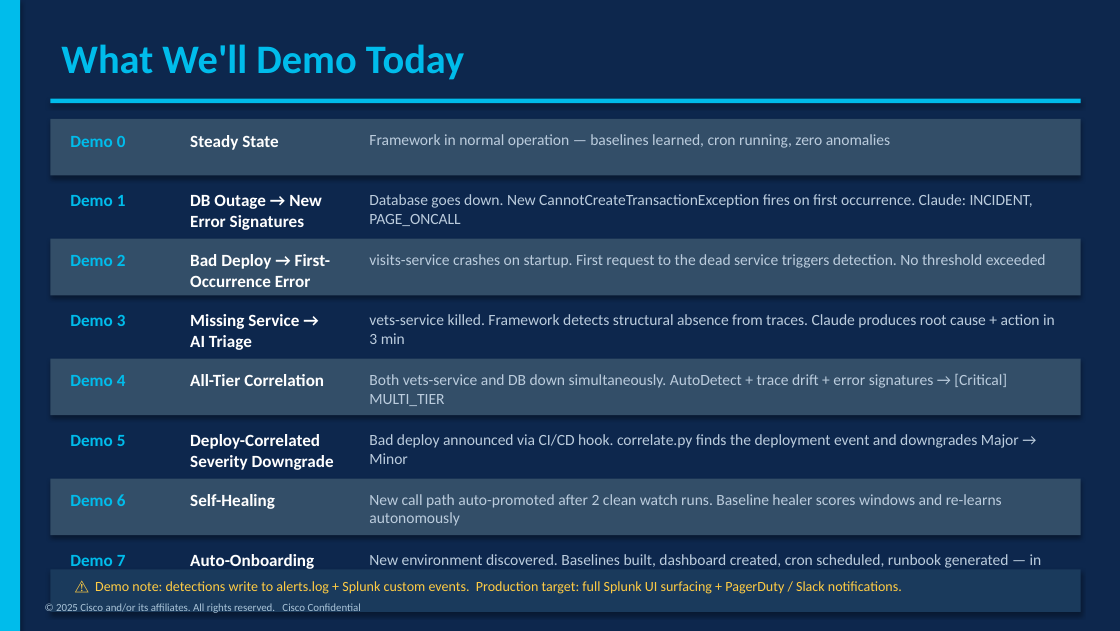
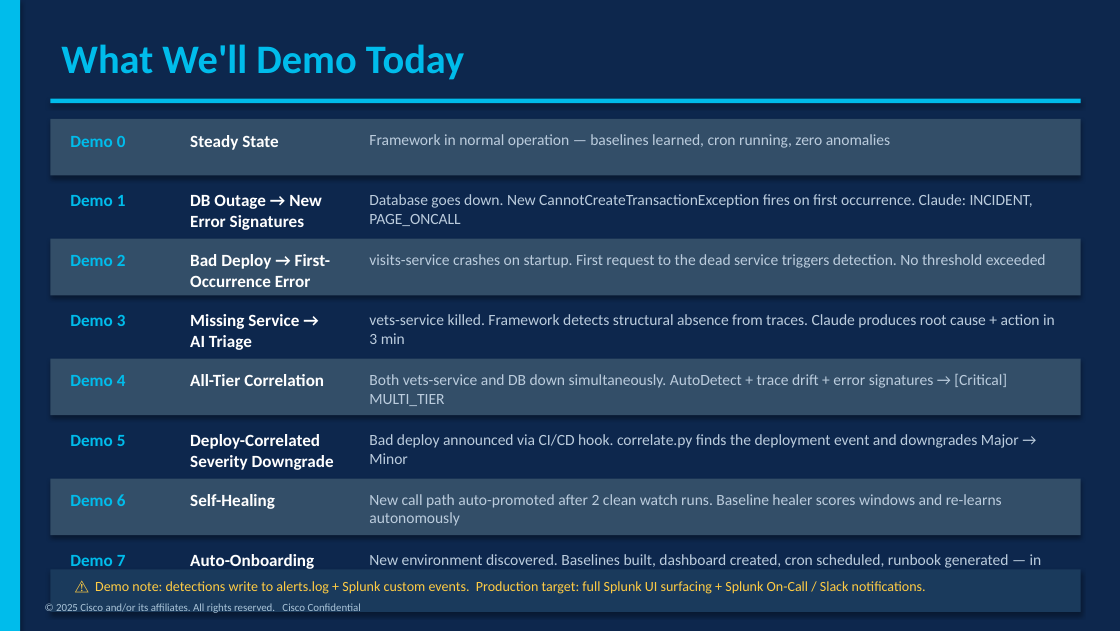
Before and after one commit to mqbui1/o11y-behaviorbaseline, a slide deck: slide 9 of Behavioral_Baseline_Deck.pptx. Drawn at 1120x631 pixels with LibreOffice and Linux fonts; fonts in the diff are those of the drawing. Boxes give left, top, right and bottom in pixels: in the first picture for what was removed or moved away, otherwise in the second. Text is boxed around its words. In the diff, an @@ line names an element or a change of style, - is before the commit and + after.

```diff
--- a/Behavioral_Baseline_Deck.pptx
+++ b/Behavioral_Baseline_Deck.pptx
@@ text at (x1=95, y1=581, x2=926, y2=594): text changed @@
-⚠ Demo note: detections write to alerts.log + Splunk custom events. Production target: full Splunk UI surfacing + PagerDuty / Slack notifications.
+⚠ Demo note: detections write to alerts.log + Splunk custom events. Production target: full Splunk UI surfacing + Splunk On-Call / Slack notifications.
```
Also in this commit, not shown: 1 other slide changed, 2 other files.
